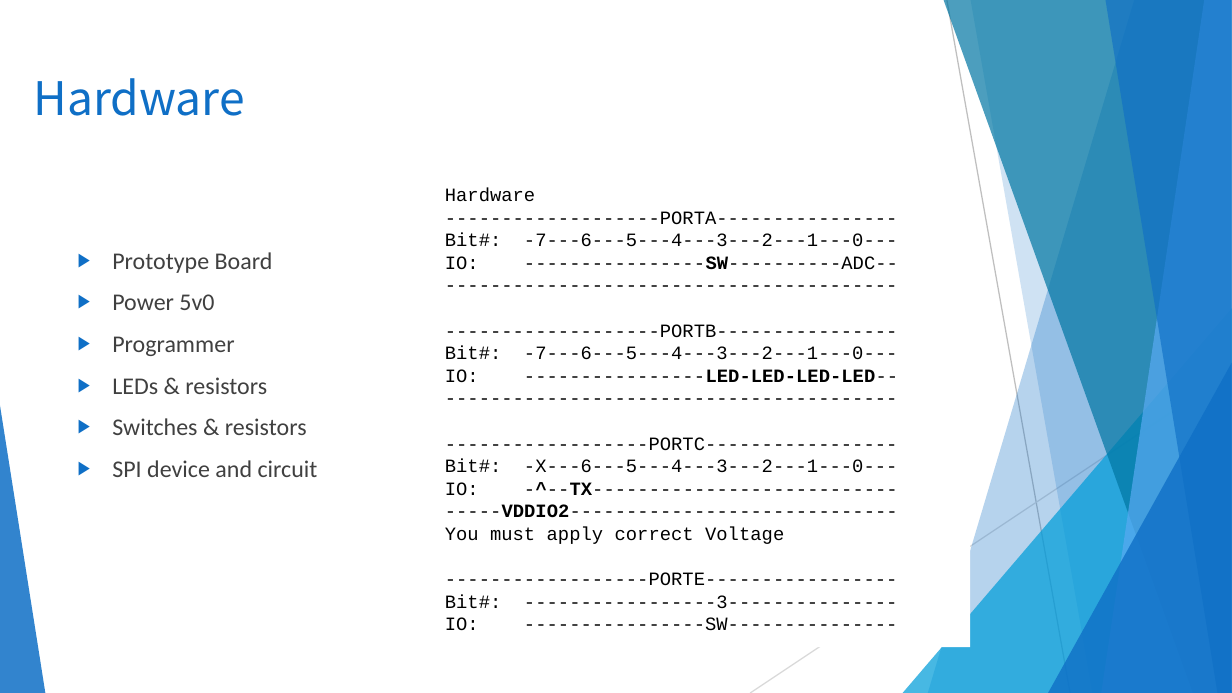
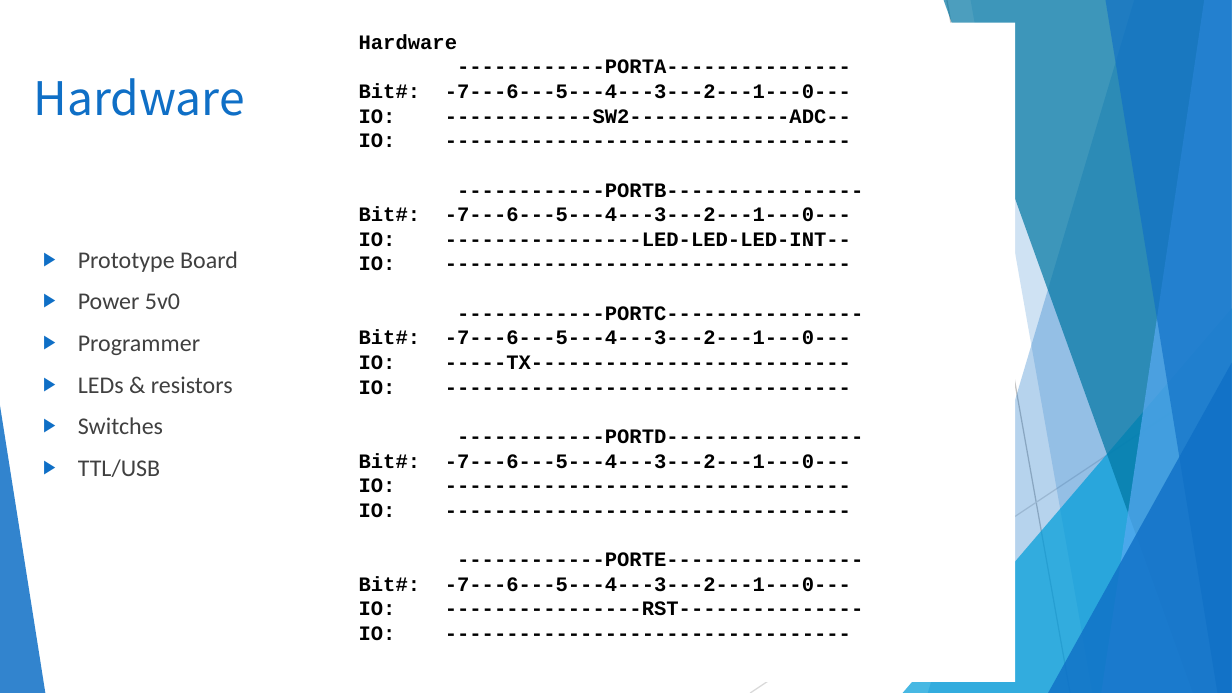
Before and after one commit to GreatCowBASIC/Demonstration_Sources, a slide deck: slide 11 of Vendor_Boards/Microchip_PICDEM 2 plus_board_2010/tutorials/GCBASIC_Part15_Interrupt.pptx (slide 9 before the commit). Drawn at 1232x693 pixels with LibreOffice and Linux fonts; fonts in the diff are those of the drawing; background and template pictures are left out. Boxes give left, top, right and bottom in pixels: in the first picture for what was removed or moved away, otherwise in the second. Text is boxed around its words. In the diff, an @@ line names an element or a change of style, - is before the commit and + after.

```diff
--- a/Vendor_Boards/Microchip_PICDEM 2 plus_board_2010/tutorials/GCBASIC_Part15_Interrupt.pptx
+++ b/Vendor_Boards/Microchip_PICDEM 2 plus_board_2010/tutorials/GCBASIC_Part15_Interrupt.pptx
@@ text "Hardware": place and size @@
-text "Hardware" at (445, 188, 898, 631)
+text "Hardware" at (359, 34, 864, 641)
@@ text at (359, 34, 851, 222): size 11 to 12 pt, bold on in "Hardware", "Bit#: -7---6---5---4---3---2---1---0---", "Bit#: -7---6---5---4---3---2---1---0---" @@
@@ text at (457, 59, 851, 74): text changed; size 11 to 12 pt; bold on @@
--------------------PORTA----------------
+------------PORTA---------------
@@ text at (359, 109, 863, 271): text changed; size 11 to 12 pt; bold on @@
-IO: ----------------SW----------ADC--
-----------------------------------------
--------------------PORTB----------------
+IO: ------------SW2-------------ADC--
+IO: ---------------------------------
+------------PORTB----------------
@@ text at (359, 232, 864, 641): text changed; size 11 to 12 pt; bold on @@
-IO: ----------------LED-LED-LED-LED--
-----------------------------------------
-------------------PORTC-----------------
-Bit#: -X---6---5---4---3---2---1---0---
-IO: -^--TX---------------------------
------VDDIO2-----------------------------
-You must apply correct Voltage
-------------------PORTE-----------------
-Bit#: -----------------3---------------
-IO: ----------------SW---------------
+IO: ----------------LED-LED-LED-INT--
+IO: ---------------------------------
+------------PORTC----------------
+Bit#: -7---6---5---4---3---2---1---0---
+IO: -----TX--------------------------
+IO: ---------------------------------
+------------PORTD----------------
+Bit#: -7---6---5---4---3---2---1---0---
+IO: ---------------------------------
+IO: ---------------------------------
+------------PORTE----------------
+Bit#: -7---6---5---4---3---2---1---0---
+IO: ----------------RST---------------
+IO: ---------------------------------
@@ text "Prototype Board": place and size @@
-text "Prototype Board" at (112, 252, 318, 477)
+text "Prototype Board" at (78, 251, 238, 477)
@@ text at (78, 417, 163, 477): text changed @@
-▶ Switches & resistors
-▶ SPI device and circuit
+▶ Switches
+▶ TTL/USB
```
Also in this commit, not shown: 12 other slides changed, 4 slides added, 1 slide removed, 58 other files.
